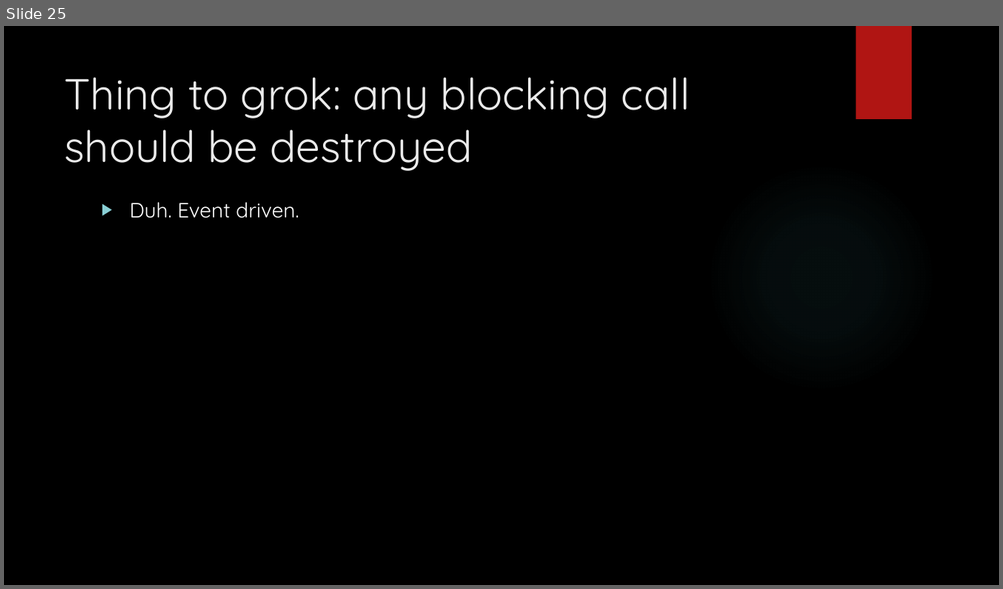
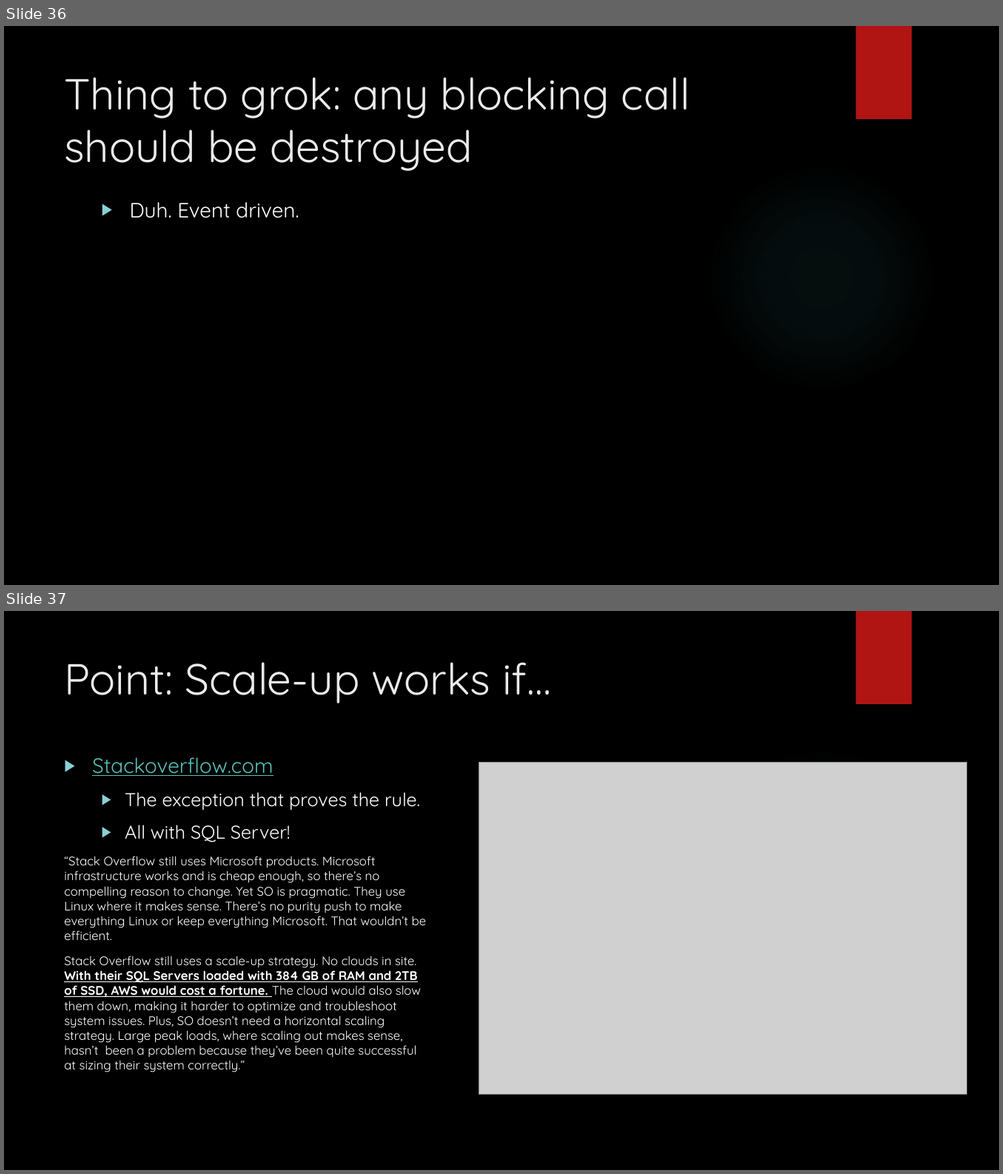
Before and after one commit to arif-aigonix/leap2015, a slide deck: Microservices Overview.pptx. Shown one above the other, each under a label of ours: slide 25 before the commit, slides 36 and 37 after it. The pictures are 1003x589 and 1003x1174 pixels, drawn with LibreOffice and Linux fonts; fonts in the diff are those of the drawing; grey boxes stand for pictures; background and template pictures are left out. Boxes give left, top, right and bottom in pixels: in the first picture for what was removed or moved away, otherwise in the second. Text is boxed around its words. In the diff, an @@ line names an element or a change of style, - is before the commit and + after.

```diff
--- a/Microservices Overview.pptx
+++ b/Microservices Overview.pptx
@@ slide 37 added at bbox=[4, 611, 999, 1170], background picture (left out); not listed: 2 template elements that a slide beside it also shows @@
@@ title added at bbox=[64, 662, 551, 703], 42 pt, text #EBEBEB @@
+Point: Scale-up works if…
@@ text added at bbox=[64, 758, 426, 1073], 12 pt, text #FFFFFF @@
+▶ Stackoverflow.com
+  ▶ The exception that proves the rule.
+  ▶ All with SQL Server!
+“Stack Overflow still uses Microsoft products. Microsoft infrastructure works and is cheap enough, so there’s no compelling reason to change. Yet SO is pragmatic. They use Linux where it makes sense. There’s no purity push to make everything Linux or keep everything Microsoft. That wouldn’t be efficient.
+Stack Overflow still uses a scale-up strategy. No clouds in site. With their SQL Servers loaded with 384 GB of RAM and 2TB of SSD, AWS would cost a fortune. The cloud would also slow them down, making it harder to optimize and troubleshoot system issues. Plus, SO doesn’t need a horizontal scaling strategy. Large peak loads, where scaling out makes sense, hasn’t been a problem because they’ve been quite successful at sizing their system correctly.”
@@ picture added at bbox=[478, 763, 967, 1095] @@
@@ what was slide 25 is now slide 36 @@
```
Also in this commit, not shown: 1 slide changed, 11 other slides added, 1 slide removed, 4 other files.
